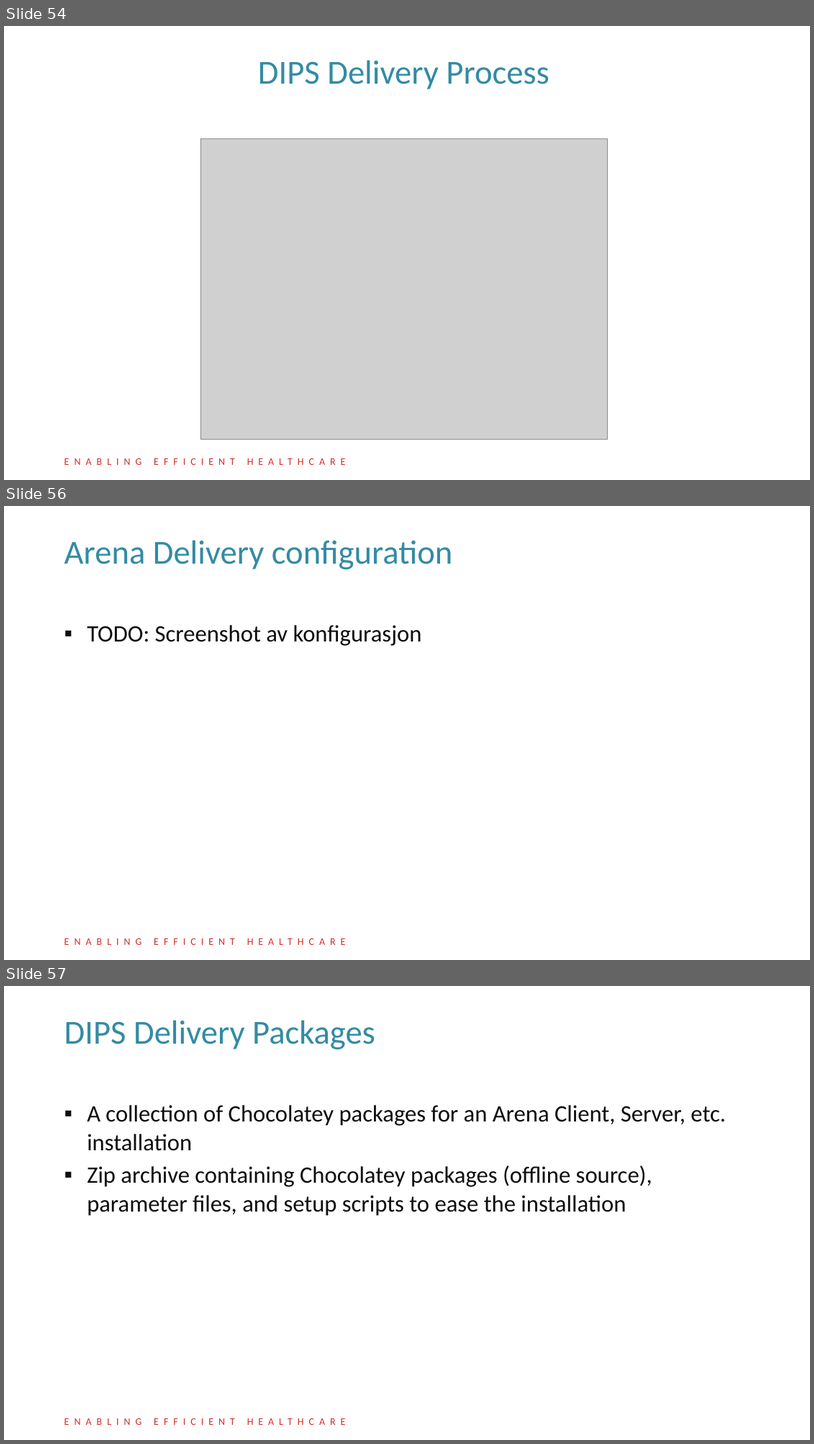
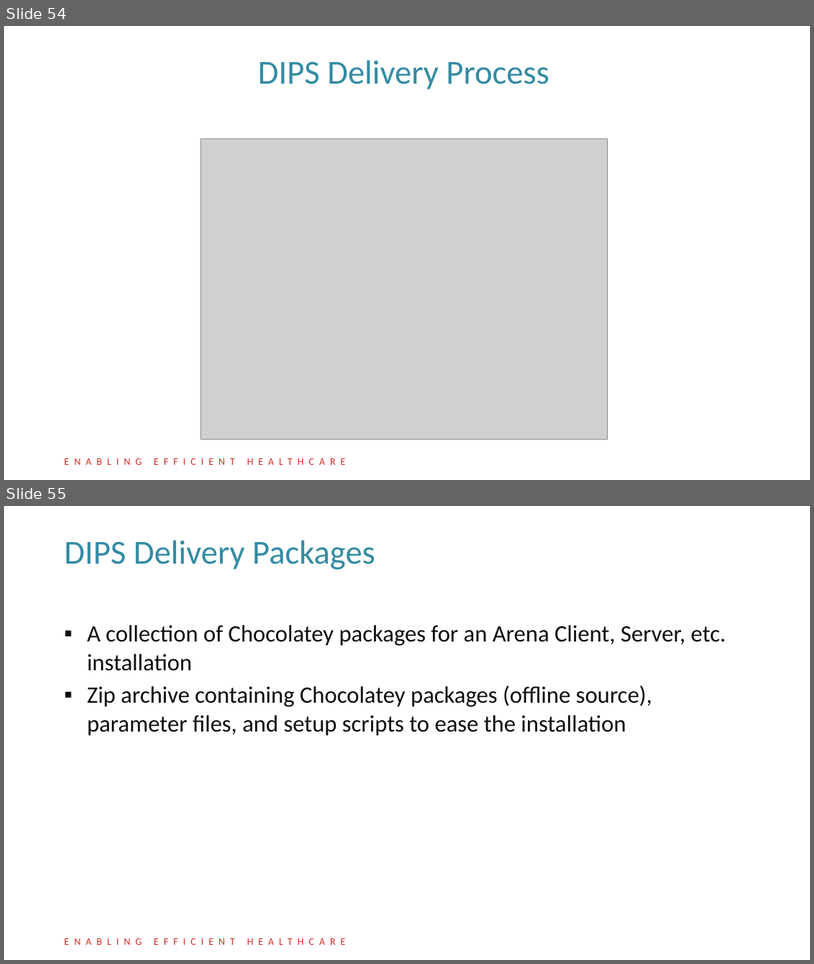
Before and after one commit to DIPSAS/InstallationTech, a slide deck: presentation/InstallationCourse.pptx. Shown one above the other, each under a label of ours: slides 54, 56 and 57 before the commit, slides 54 and 55 after it; the slides between them are not shown. The pictures are 814x1444 and 814x964 pixels, drawn with LibreOffice and Linux fonts; fonts in the diff are those of the drawing; grey boxes stand for pictures; background and template pictures are left out. Boxes give left, top, right and bottom in pixels: in the first picture for what was removed or moved away, otherwise in the second. Text is boxed around its words. In the diff, an @@ line names an element or a change of style, - is before the commit and + after.

Commit message:
Added slides about ArenaDelivery artifacts.

```diff
--- a/presentation/InstallationCourse.pptx
+++ b/presentation/InstallationCourse.pptx
@@ slide 56 removed at (x1=4, y1=506, x2=810, y2=960), background #FFFFFF; not listed: 1 template element that a slide beside it also shows @@
@@ title removed at (x1=64, y1=540, x2=453, y2=569) @@
-Arena Delivery configuration
@@ text removed at (x1=87, y1=625, x2=422, y2=646) @@
-▪ TODO: Screenshot av konfigurasjon
@@ what was slide 57 is now slide 55 @@
```
Also in this commit, not shown: 8 slides added, 1 other slide removed.
